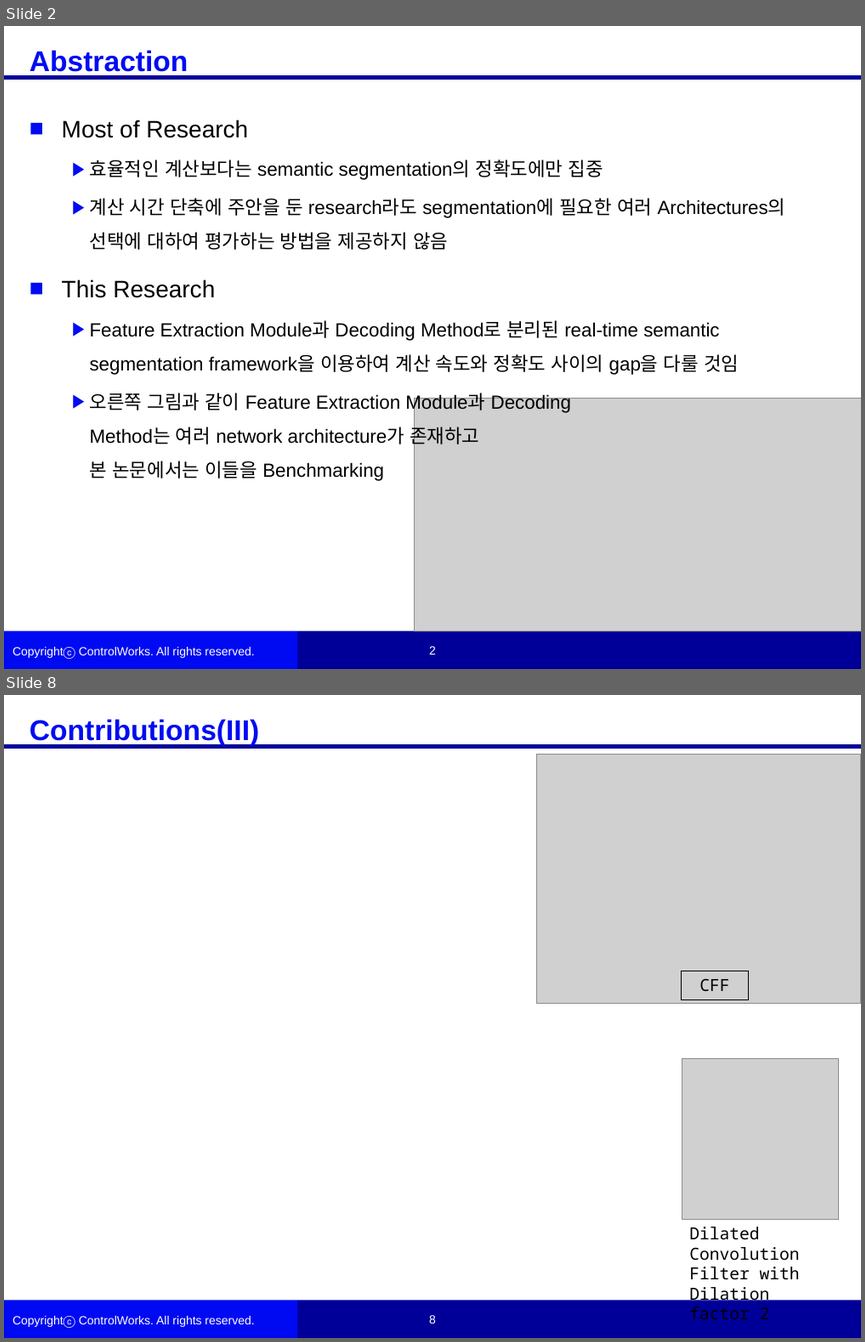
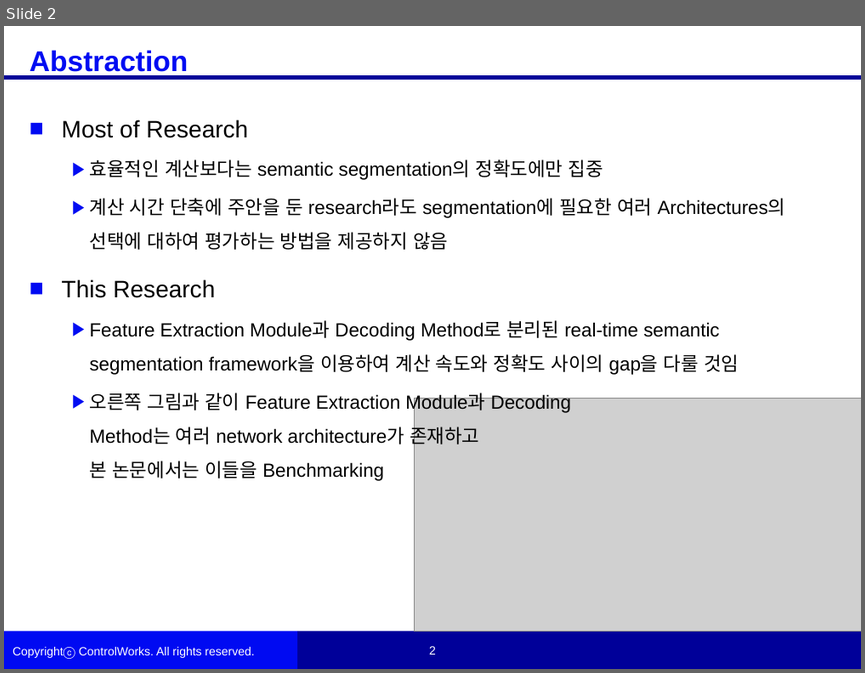
Before and after one commit to woojinKwon/deep_learning_paper, a slide deck: RTSEG_REAL-TIME SEMANTIC SEGMENTATION COMPARATIVE STUDY_논문정리.pptx. Shown one above the other, each under a label of ours: slides 2 and 8 before the commit, slide 2 after it; the slides between them are not shown. The pictures are 865x1342 and 865x673 pixels, drawn with LibreOffice and Linux fonts; fonts in the diff are those of the drawing; grey boxes stand for pictures; background and template pictures are left out. Boxes give left, top, right and bottom in pixels: in the first picture for what was removed or moved away, otherwise in the second. Text is boxed around its words. In the diff, an @@ line names an element or a change of style, - is before the commit and + after.

```diff
--- a/RTSEG_REAL-TIME SEMANTIC SEGMENTATION COMPARATIVE STUDY_논문정리.pptx
+++ b/RTSEG_REAL-TIME SEMANTIC SEGMENTATION COMPARATIVE STUDY_논문정리.pptx
@@ slide 8 removed at <box>4,695,861,1338</box>, background #FFFFFF; not listed: 6 template elements that a slide beside it also shows @@
@@ text removed at <box>30,719,259,746</box> @@
-Contributions(III)
@@ picture removed at <box>537,755,861,1003</box> @@
@@ rectangle removed at <box>681,971,749,1000</box> @@
-CFF
@@ picture removed at <box>681,1058,838,1219</box> @@
@@ text removed at <box>689,1226,800,1319</box> @@
-Dilated Convolution Filter with Dilation factor 2
```
Also in this commit, not shown: 4 slides changed, 5 slides added, 4 other slides removed.
